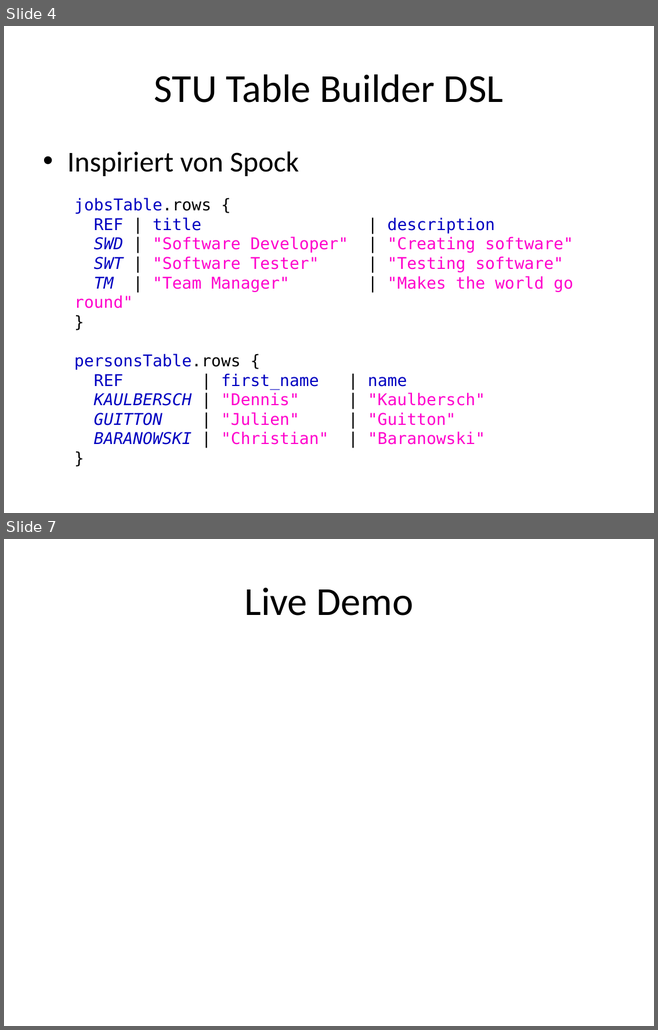
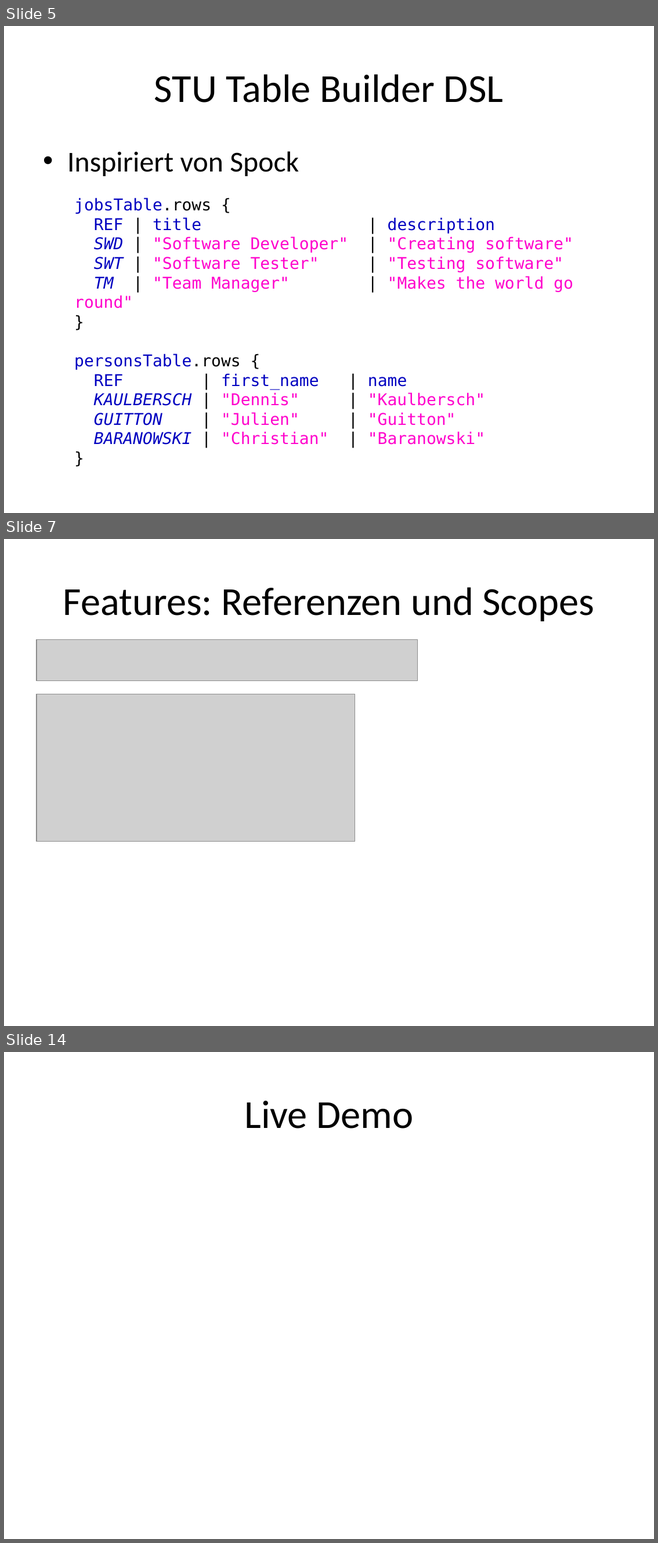
Before and after one commit to seerhein-lab/testdata-dsl, a slide deck: documentation/seitenbau/praesentation.pptx. Shown one above the other, each under a label of ours: slides 4 and 7 before the commit, slides 5, 7 and 14 after it; the slides between them are not shown. The pictures are 658x1030 and 658x1543 pixels, drawn with LibreOffice and Linux fonts; fonts in the diff are those of the drawing; grey boxes stand for pictures. Boxes give left, top, right and bottom in pixels: in the first picture for what was removed or moved away, otherwise in the second. Text is boxed around its words. In the diff, an @@ line names an element or a change of style, - is before the commit and + after.

```diff
--- a/documentation/seitenbau/praesentation.pptx
+++ b/documentation/seitenbau/praesentation.pptx
@@ slide 7 added at (4, 539, 654, 1026), background #FFFFFF @@
@@ title added at (63, 587, 594, 621), 44 pt, text #000000 @@
+Features: Referenzen und Scopes
@@ picture added at (36, 640, 417, 681) @@
@@ picture added at (36, 694, 355, 842) @@
@@ what was slide 4 is now slide 5 @@
@@ what was slide 7 is now slide 14 @@
```
Also in this commit, not shown: 6 slides changed, 7 other slides added, 1 slide removed, 1 other file.
